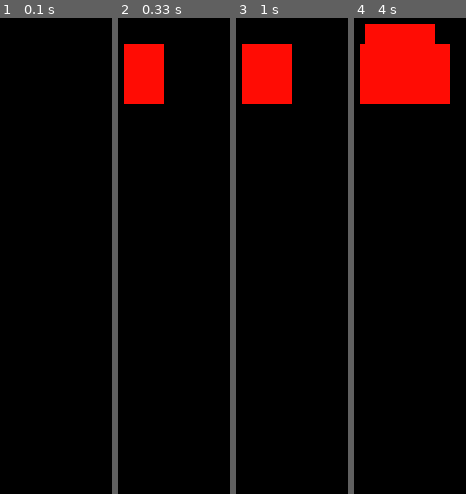
Above: before the commit, frames 1-4 (left to right).
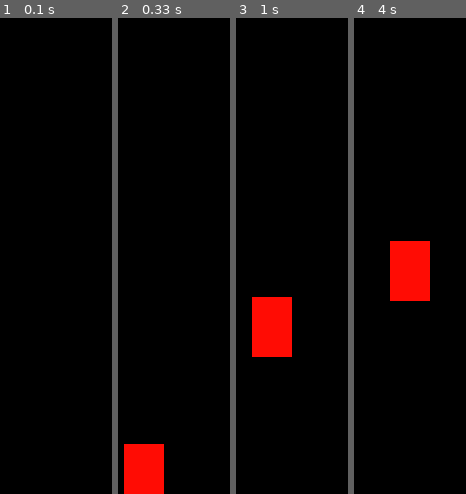
Above: after the commit, the same moments.

Repository: TaissirBenAchour/exploring-python-I-
Game: pygame game, started from pygame_game.py
Same seed, same stepped clock (60 frames per second), same inputs: the game is played once before the commit and once after it.
Inputs:
- Up to frame 1 (0.1 s): no input
- Up to frame 2 (0.33 s): no input
- Up to frame 3 (1 s): tap Space at 0.33, 0.73 s; hold Right from 0.67 s (still down)
- Up to frame 4 (4 s): release Right at 1.13 s; hold Right 1.17-1.63 s; tap Space at 1.23, 1.73, 2.03, 2.3, 2.73, 3.13, 3.43, 3.8 s; hold Left 1.67-2.2 s; hold Left 2.23-2.63 s; hold Up 2.67-3.03 s; hold Right 3.07-3.7 s; hold Left from 3.73 s (still down)

Frame 1 is identical in both runs. In frame 2, 8.3% of the frame differs, in the area x 5-42%, y 5-100%; in frame 3, 10%; in frame 4, 17%, in the area x 5-86%, y 1-60%.

Commit message:
exploring python -I- Jumping and Boundaries

Diff:
--- a/pygame_game.py
+++ b/pygame_game.py
@@ -4,10 +4,12 @@
 pygame.display.set_caption("game window")
 running = True
 x = 50
-y =50
+y =450
 width = 40
 height = 60
 velosity = 5
+isJump = False
+jumpCount = 10
 
 while running:
   pygame.time.delay(100)
@@ -15,15 +17,30 @@
   pygame.display.update()
 
   keys= pygame.key.get_pressed()
-  if keys[pygame.K_LEFT]:
+  if keys[pygame.K_LEFT] and x >= velosity:
   		x-=velosity
-  if keys[pygame.K_RIGHT]:
+  if keys[pygame.K_RIGHT] and x+width+velosity <= 500:
   		x+=velosity
-  if keys[pygame.K_UP]:
+
+  if not (isJump):
+  	if keys[pygame.K_UP] and y>= velosity:
   		y-=velosity
-  if keys[pygame.K_DOWN]:
+  	if keys[pygame.K_DOWN] and y+height+velosity <= 500:
   		y+=velosity
-  #win.fill((0,0,0))
+  	if keys[pygame.K_SPACE] :
+  		isJump = True
+  else :
+  	if jumpCount >= -10:
+  		neg = 1
+  		if jumpCount<0:
+  			neg = -1
+  		y-=(jumpCount**2)*0.5*neg
+  		jumpCount-=1
+  	else :
+  		isJump = False
+  		jumpCount = 10
+
+  win.fill((0,0,0))
   for event in pygame.event.get():
     if event.type == pygame.QUIT:
       	running = False
